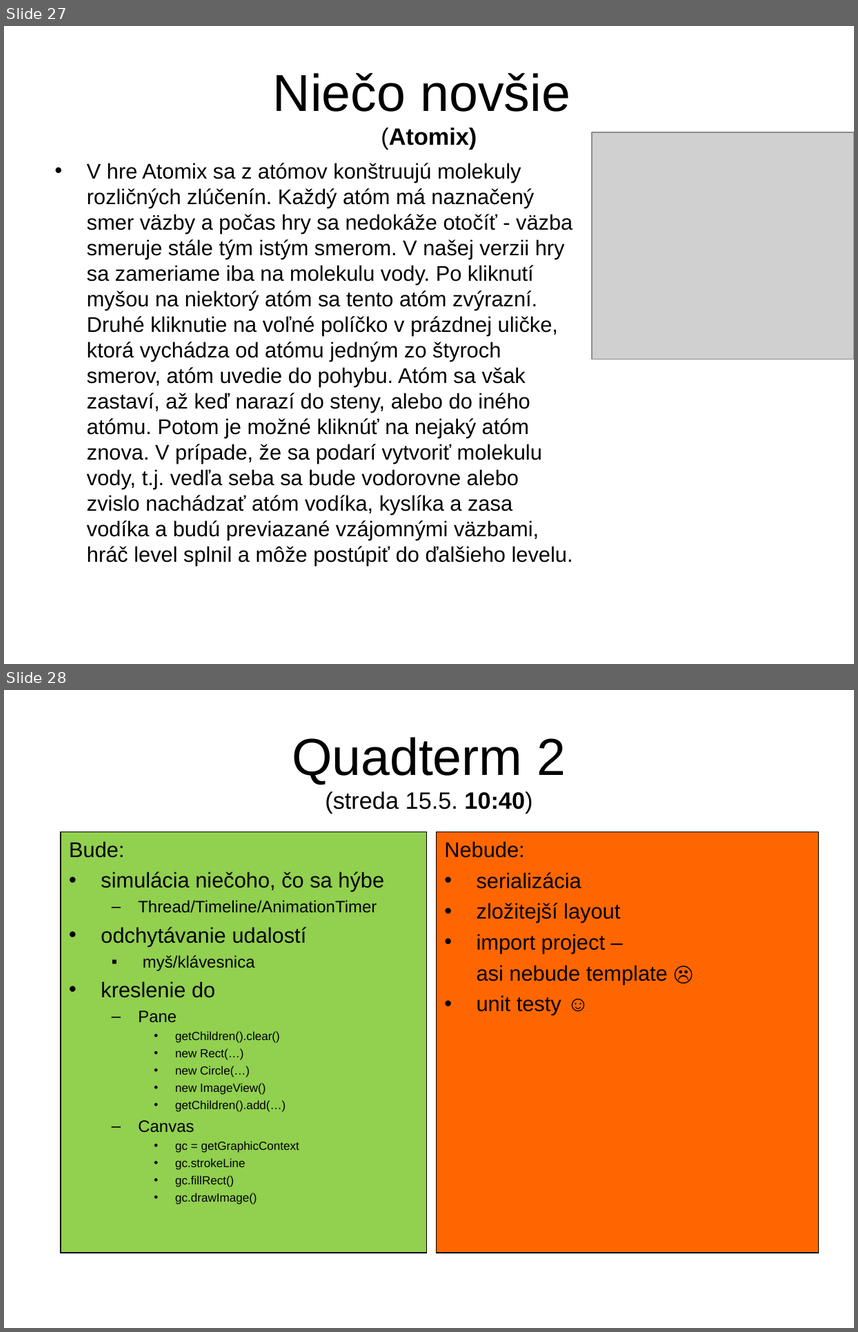
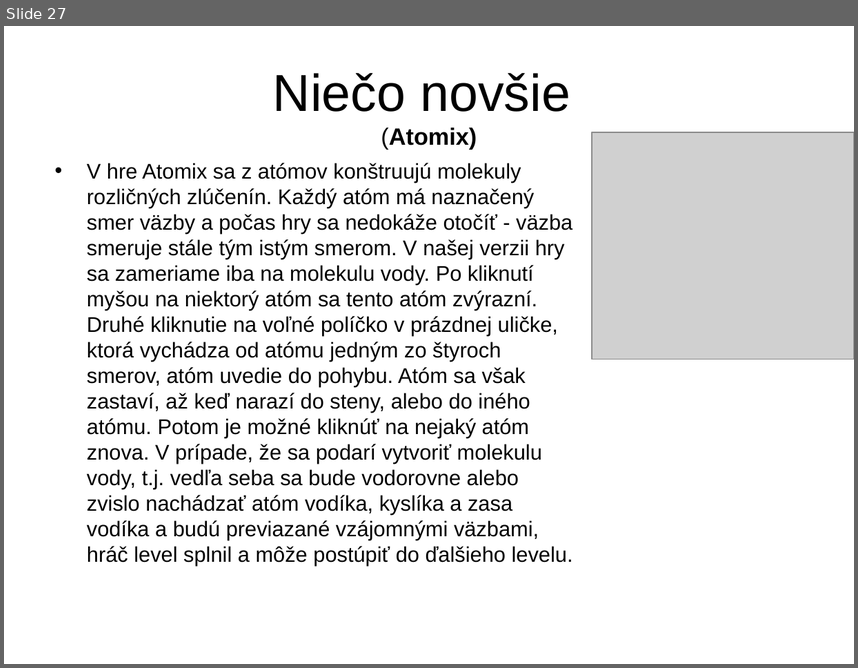
Before and after one commit to Programovanie4/Prednasky, a slide deck: 12/13_java.ppt. Shown one above the other, each under a label of ours: slides 27 and 28 before the commit, slide 27 after it. The pictures are 858x1332 and 858x668 pixels, drawn with LibreOffice and Linux fonts; fonts in the diff are those of the drawing; grey boxes stand for pictures. Boxes give left, top, right and bottom in pixels: in the first picture for what was removed or moved away, otherwise in the second. Text is boxed around its words. In the diff, an @@ line names an element or a change of style, - is before the commit and + after.

```diff
--- a/12/13_java.ppt
+++ b/12/13_java.ppt
@@ slide 28 removed at (4,690,854,1328), background #FFFFFF @@
@@ title removed at (292,737,566,814) @@
-Quadterm 2
-(streda 15.5. 10:40)
@@ rectangle removed at (61,832,426,1253) @@
-Bude:
-• simulácia niečoho, čo sa hýbe
-  – Thread/Timeline/AnimationTimer
-• odchytávanie udalostí
-  ▪ myš/klávesnica
-• kreslenie do
-  – Pane
-    • getChildren().clear()
-    • new Rect(…)
-    • new Circle(…)
-    • new ImageView()
-    • getChildren().add(…)
-  – Canvas
-    • gc = getGraphicContext
-    • gc.strokeLine
-    • gc.fillRect()
-    • gc.drawImage()
@@ rectangle removed at (436,832,818,1253) @@
-Nebude:
-• serializácia
-• zložitejší layout
-• import project –
-asi nebude template ☹
-• unit testy ☺
```
Also in this commit, not shown: 8 other files.
